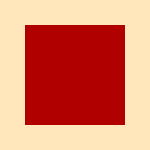
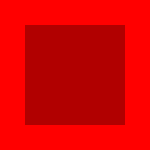
Layered file, before and after one edit (150×150). Changes by layer:
painted on "Rectangle 1" (2nd of 2, in "Artboard 1") over bbox(0, 0, 150, 150)
